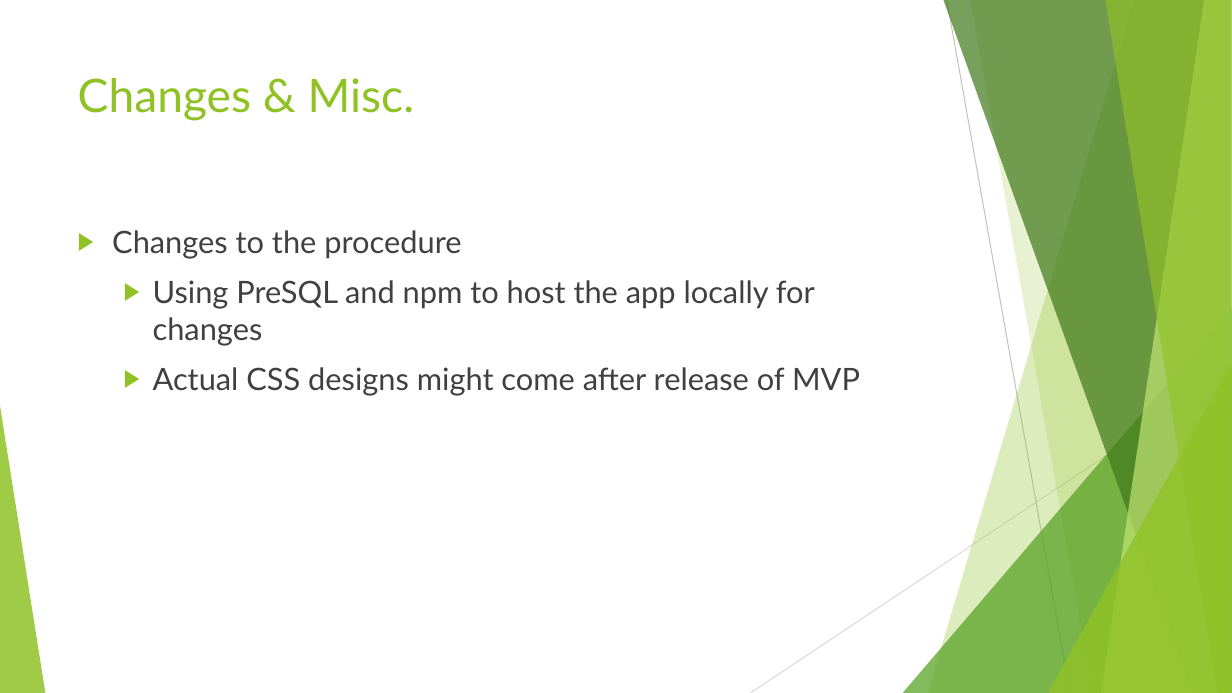
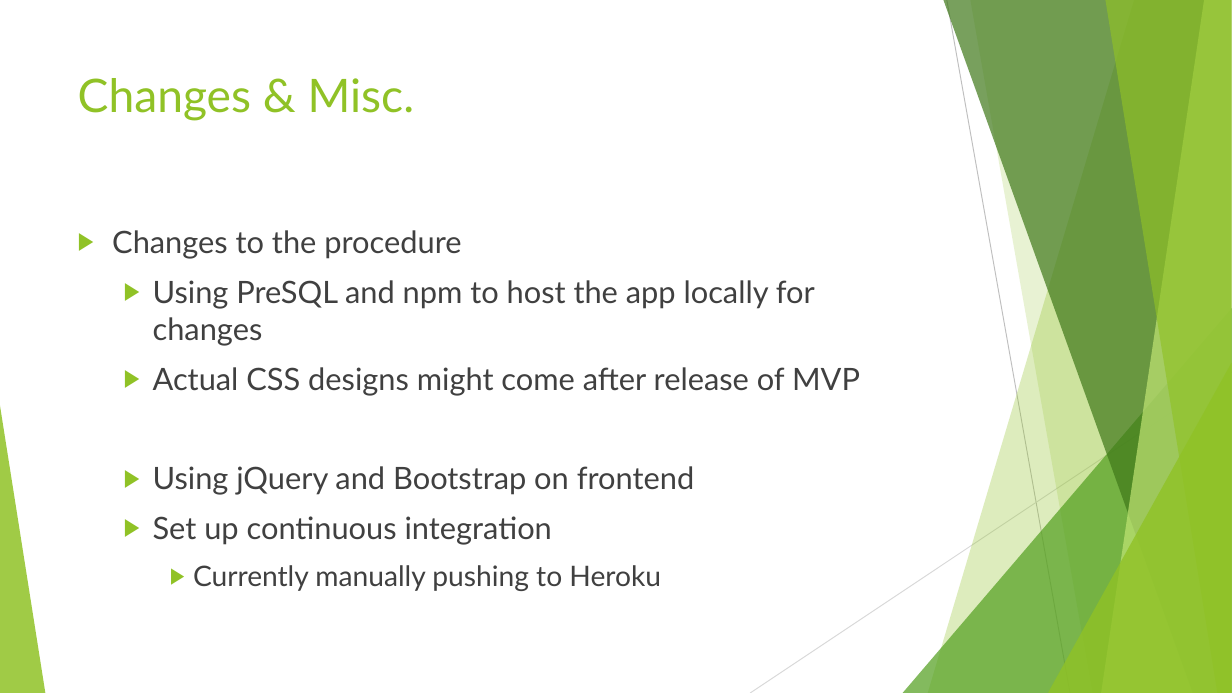
Before and after one commit to Konnie789/ENSE-470, a slide deck: slide 16 of Milestone 5/Milestone 5.ppt. Drawn at 1232x693 pixels with LibreOffice and Linux fonts; fonts in the diff are those of the drawing. Boxes give left, top, right and bottom in pixels: in the first picture for what was removed or moved away, otherwise in the second. Text is boxed around its words. In the diff, an @@ line names an element or a change of style, - is before the commit and + after.

Commit message:
added frontend info

```diff
--- a/Milestone 5/Milestone 5.ppt
+++ b/Milestone 5/Milestone 5.ppt
@@ text at (x1=153, y1=466, x2=695, y2=591): paragraphs added @@
+  ▶ Using jQuery and Bootstrap on frontend
+  ▶ Set up continuous integration
+    ▶ Currently manually pushing to Heroku
```
